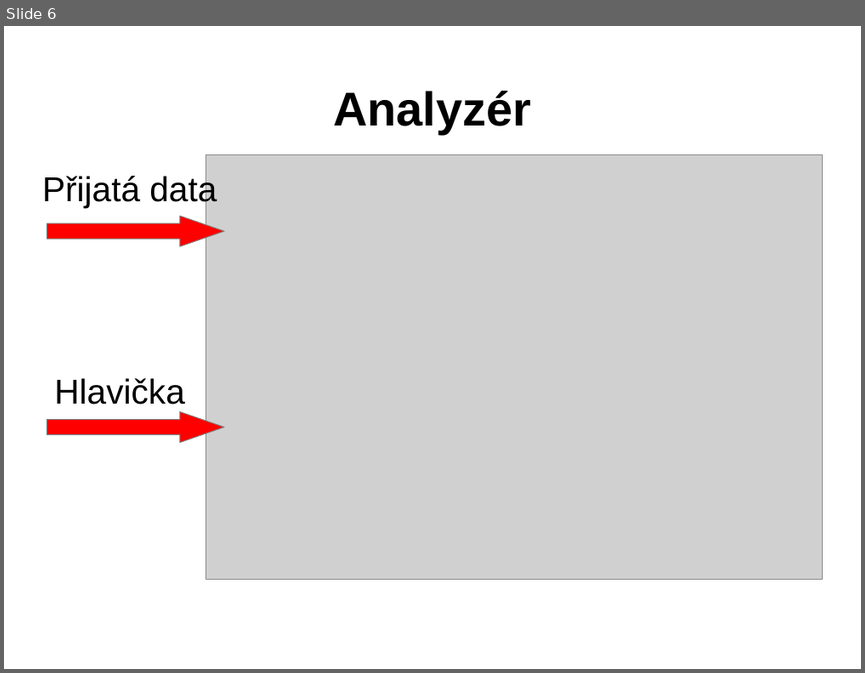
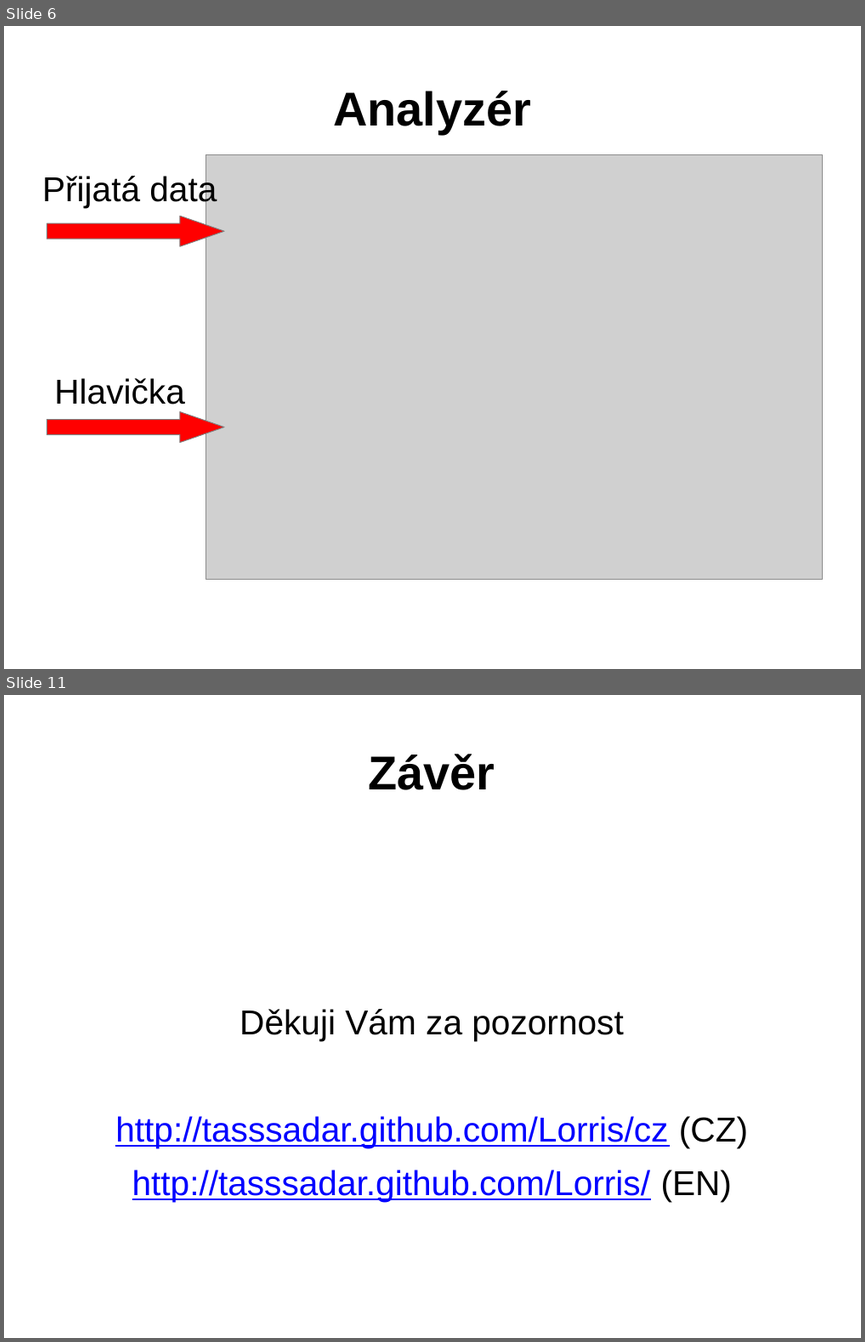
Before and after one commit to Tasssadar/soc, a slide deck: prezentace.ppt. Shown one above the other, each under a label of ours: slide 6 before the commit, slides 6 and 11 after it; the slides between them are not shown. The pictures are 865x673 and 865x1342 pixels, drawn with LibreOffice and Linux fonts; fonts in the diff are those of the drawing; grey boxes stand for pictures; background and template pictures are left out. Boxes give left, top, right and bottom in pixels: in the first picture for what was removed or moved away, otherwise in the second. Text is boxed around its words. In the diff, an @@ line names an element or a change of style, - is before the commit and + after.

```diff
--- a/prezentace.ppt
+++ b/prezentace.ppt
@@ slide 11 added at (4, 695, 861, 1338), background picture (left out) @@
@@ title added at (369, 754, 495, 790), 44 pt, text #000000, bold @@
+Závěr
@@ text added at (115, 1009, 748, 1202), 32 pt, text #0000FF, underline @@
+Děkuji Vám za pozornost
+http://tasssadar.github.com/Lorris/cz (CZ)
+http://tasssadar.github.com/Lorris/ (EN)
```
Also in this commit, not shown: 1 slide changed, 1 other slide added, 1 slide removed, 3 other files.
